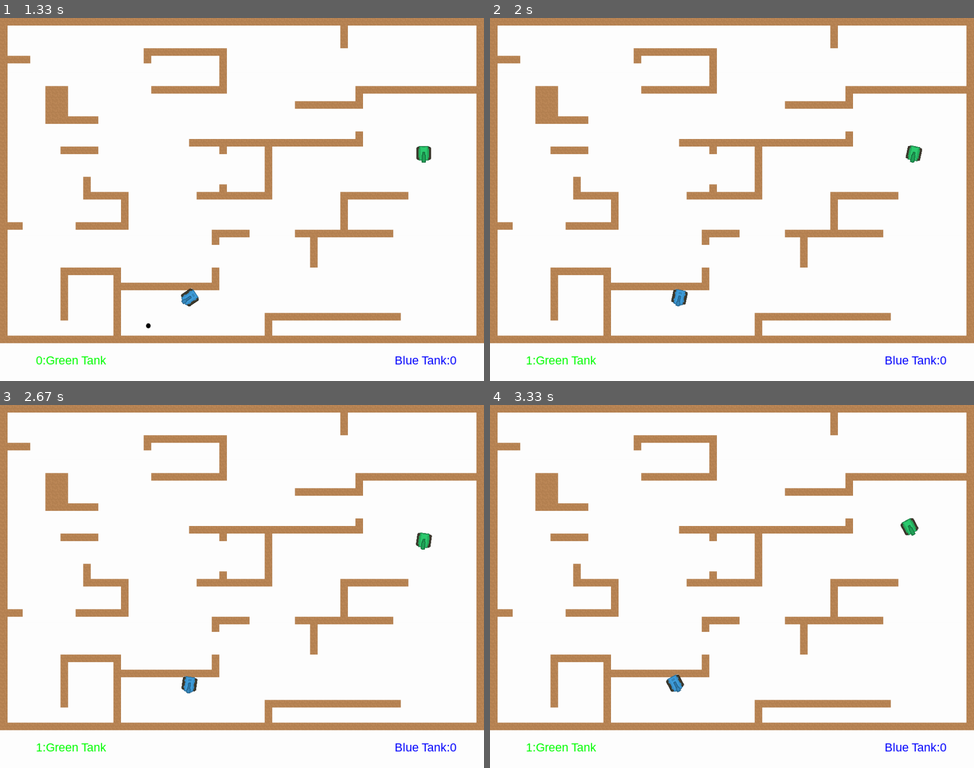
Above: before the commit, frames 1-4 (two rows, left to right).
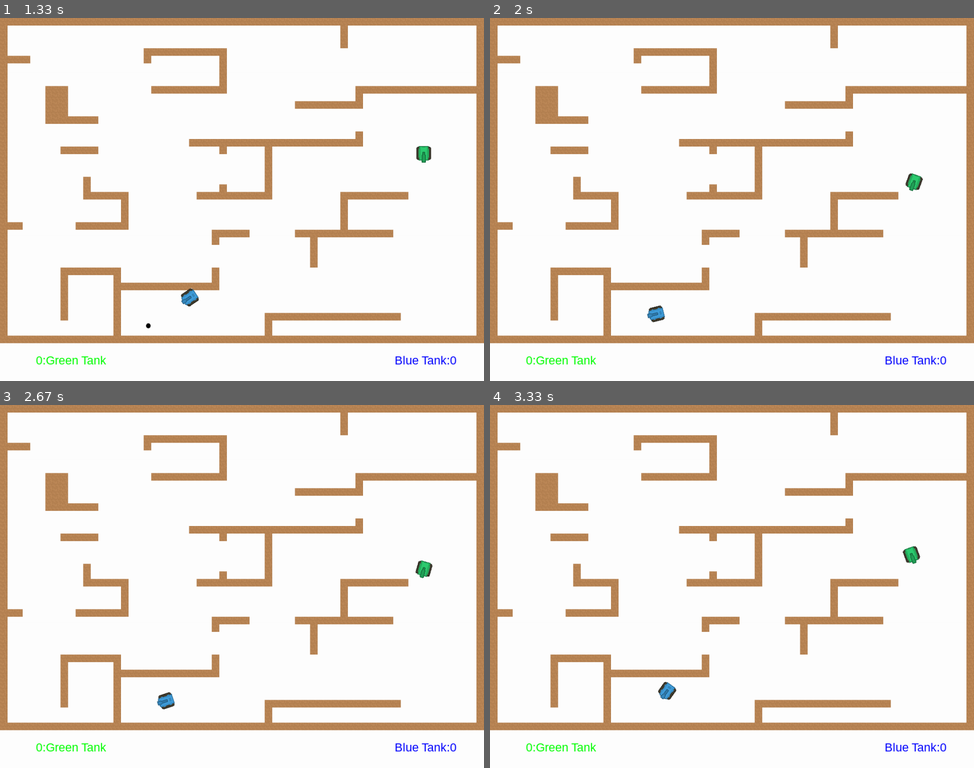
Above: after the commit, the same moments.

Repository: vodinhluan/tankmayhem_pygame
Game: pygame game, started from main.py
The game is run twice, just before and just after one commit, with the same random seed, the same clock (stepped at 60 frames per second) and the same inputs.
Inputs (mouse positions are in pixels of both pictures, inside the frame that each line leads up to):
- Up to frame 1 (1.33 s): click (242, 243) at 0.38 s; hold Right 0.67-1.13 s; tap M at 1.17 s
- Up to frame 2 (2 s): hold Up 1.5-1.8 s; hold W 1.5-1.8 s; hold Right from 1.83 s (still down); hold D from 1.83 s (still down)
- Up to frame 3 (2.67 s): release Right at 2.3 s; release D at 2.3 s; hold Left from 2.33 s (still down); hold A from 2.33 s (still down)
- Up to frame 4 (3.33 s): release Left at 2.87 s; release A at 2.87 s; hold Down 2.9-3.2 s; hold S 2.9-3.2 s; hold Left from 3.23 s (still down); hold A from 3.23 s (still down)

Frame 1 is identical in both runs. In frame 2, 0.5% of the frame differs, in the area x 7-90%, y 34-96%; in frame 3, 0.5%, in the area x 7-90%, y 35-96%; in frame 4, 0.5%.

Commit message:
update bullet collide wall

Diff:
--- a/sprites/Bullet.py
+++ b/sprites/Bullet.py
@@ -19,21 +19,23 @@
         self.position += self.vel * self.game.changing_time
         self.rect.center = self.position  # update our rectangle to that location
         if pygame.sprite.spritecollide(self, self.game.walls, False):
-            if self.vel.y > 0 and self.vel.x == 0:
-                self.vel *= -1
-            elif self.vel.y < 0 and self.vel.x == 0:
-                self.vel *= -1
-            elif self.vel.x > 0 and self.vel.y == 0:
-                self.vel *= -1
-            elif self.vel.x < 0 and self.vel.y == 0:
-                self.vel *= -1
-            elif self.vel.x > 0 and self.vel.y < 0:
-                self.vel.x = -self.vel.x
-            elif self.vel.x < 0 and self.vel.y < 0:
-                self.vel.y = -self.vel.y
-            elif self.vel.x < 0 and self.vel.y > 0:
-                self.vel.x = -self.vel.x
-            elif self.vel.x > 0 and self.vel.y > 0:
-                self.vel.y = -self.vel.y
-        if pygame.time.get_ticks() - self.product_bullet_time > Bullet_life_time:
             self.kill()
+
+        #     if self.vel.y > 0 and self.vel.x == 0:
+        #         self.vel *= -1
+        #     elif self.vel.y < 0 and self.vel.x == 0:
+        #         self.vel *= -1
+        #     elif self.vel.x > 0 and self.vel.y == 0:
+        #         self.vel *= -1
+        #     elif self.vel.x < 0 and self.vel.y == 0:
+        #         self.vel *= -1
+        #     elif self.vel.x > 0 and self.vel.y < 0:
+        #         self.vel.x = -self.vel.x
+        #     elif self.vel.x < 0 and self.vel.y < 0:
+        #         self.vel.y = -self.vel.y
+        #     elif self.vel.x < 0 and self.vel.y > 0:
+        #         self.vel.x = -self.vel.x
+        #     elif self.vel.x > 0 and self.vel.y > 0:
+        #         self.vel.y = -self.vel.y
+        # if pygame.time.get_ticks() - self.product_bullet_time > Bullet_life_time:
+        #     self.kill()
